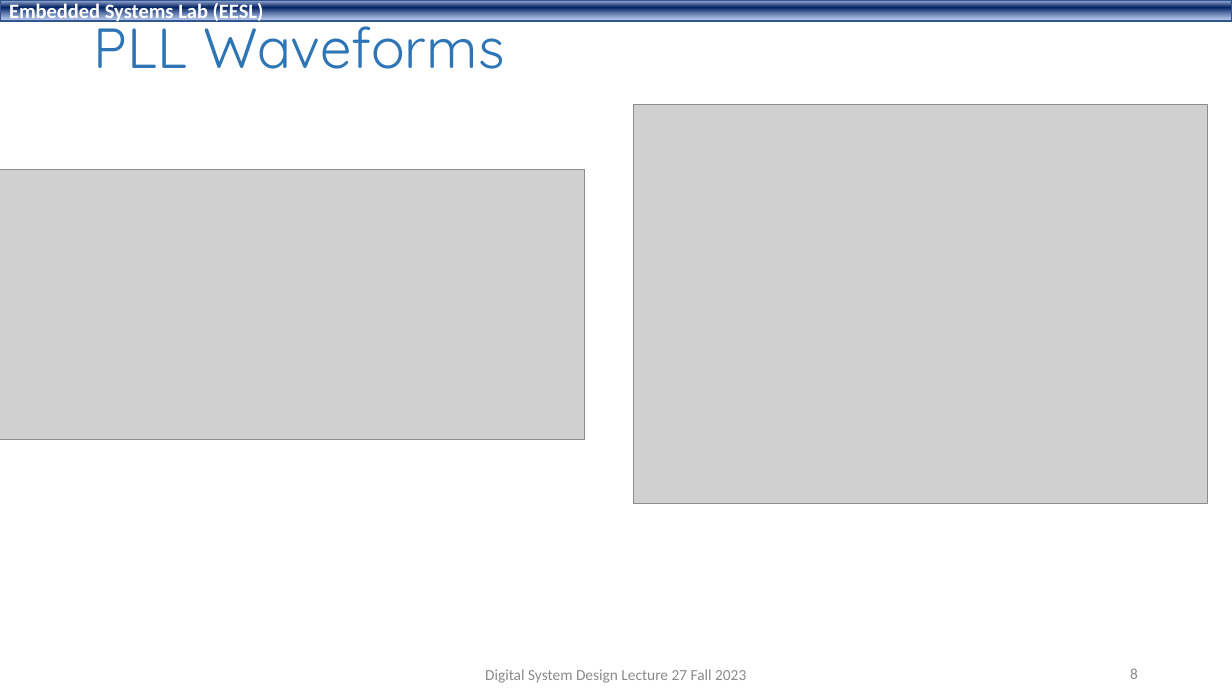
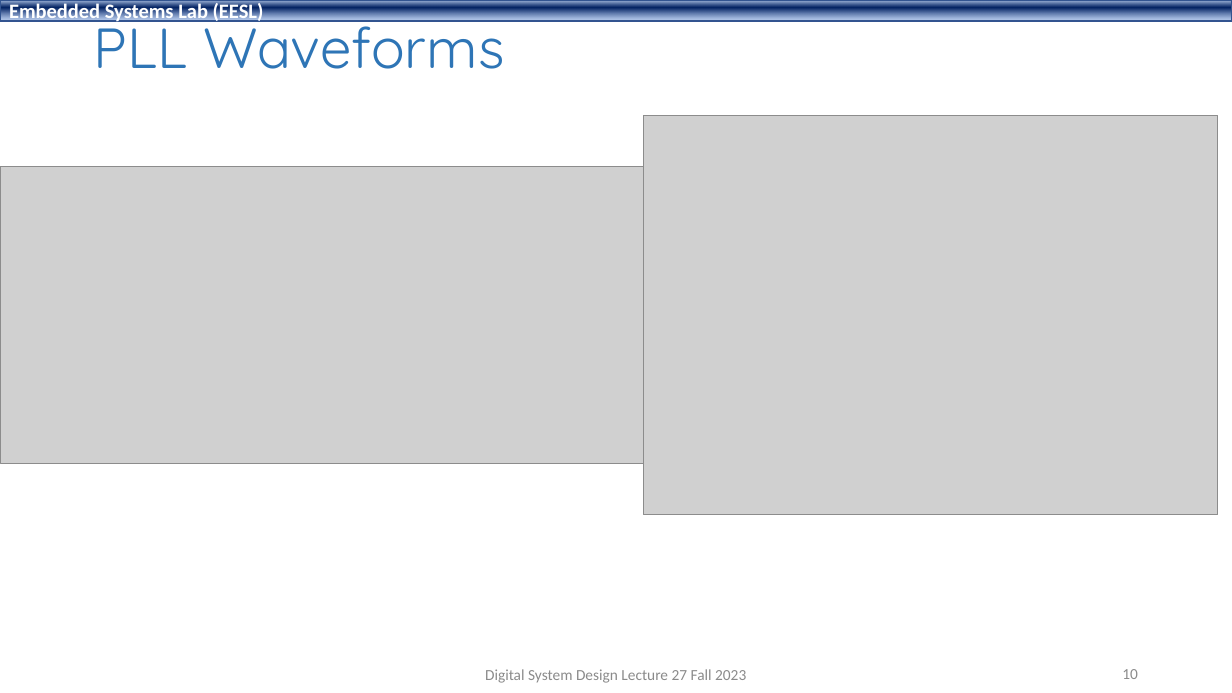
Before and after one commit to shahidmasud/shahidmasud.github.io, a slide deck: slide 10 of DSD_Lec27_Fall2023.ppsx (slide 8 before the commit). Drawn at 1232x693 pixels with LibreOffice and Linux fonts; fonts in the diff are those of the drawing; grey boxes stand for pictures; background and template pictures are left out. Boxes give left, top, right and bottom in pixels: in the first picture for what was removed or moved away, otherwise in the second. Text is boxed around its words. In the diff, an @@ line names an element or a change of style, - is before the commit and + after.

```diff
--- a/DSD_Lec27_Fall2023.ppsx
+++ b/DSD_Lec27_Fall2023.ppsx
@@ picture: place and size @@
-picture at box(633, 104, 1208, 505)
+picture at box(643, 116, 1218, 516)
@@ picture: place and size @@
-picture at box(0, 170, 585, 440)
+picture at box(0, 167, 643, 464)
@@ page number at box(1122, 669, 1138, 679): text changed @@
-8
+10
```
Also in this commit, not shown: 14 other slides changed, 2 slides added, 1 other file.
